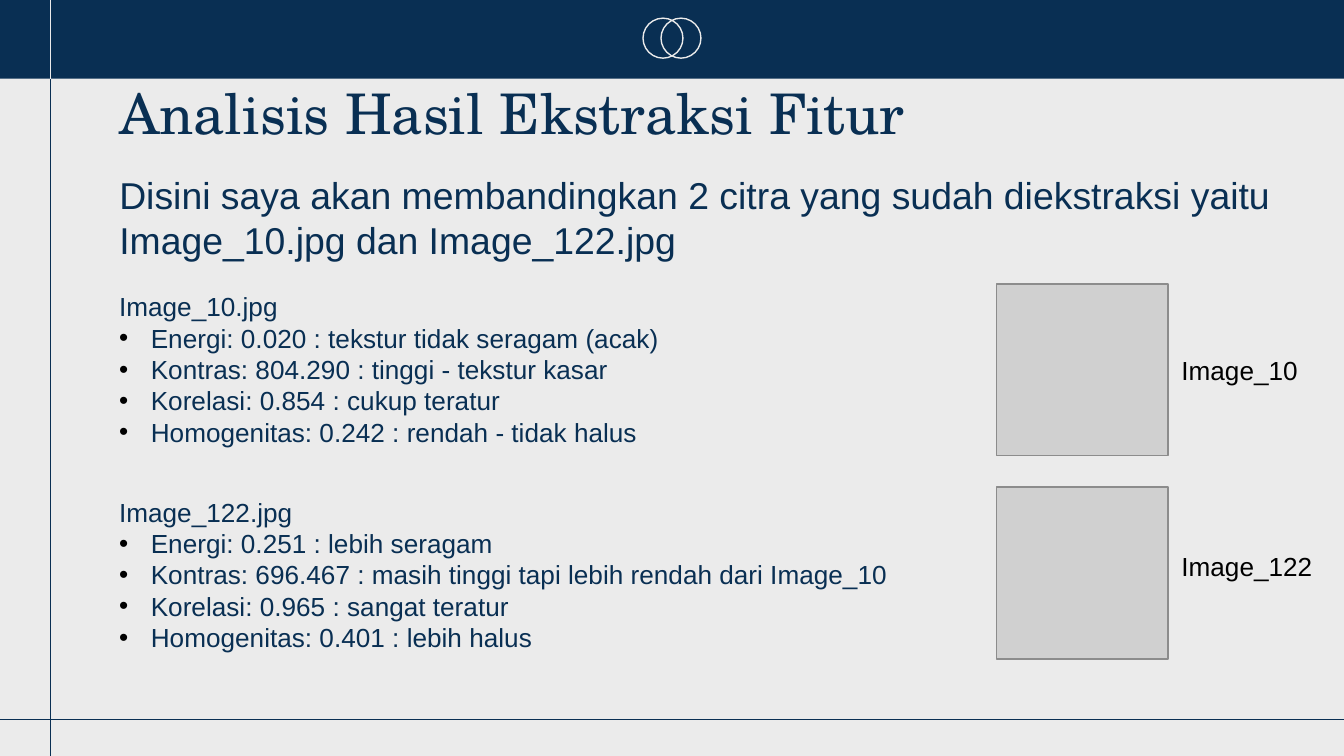
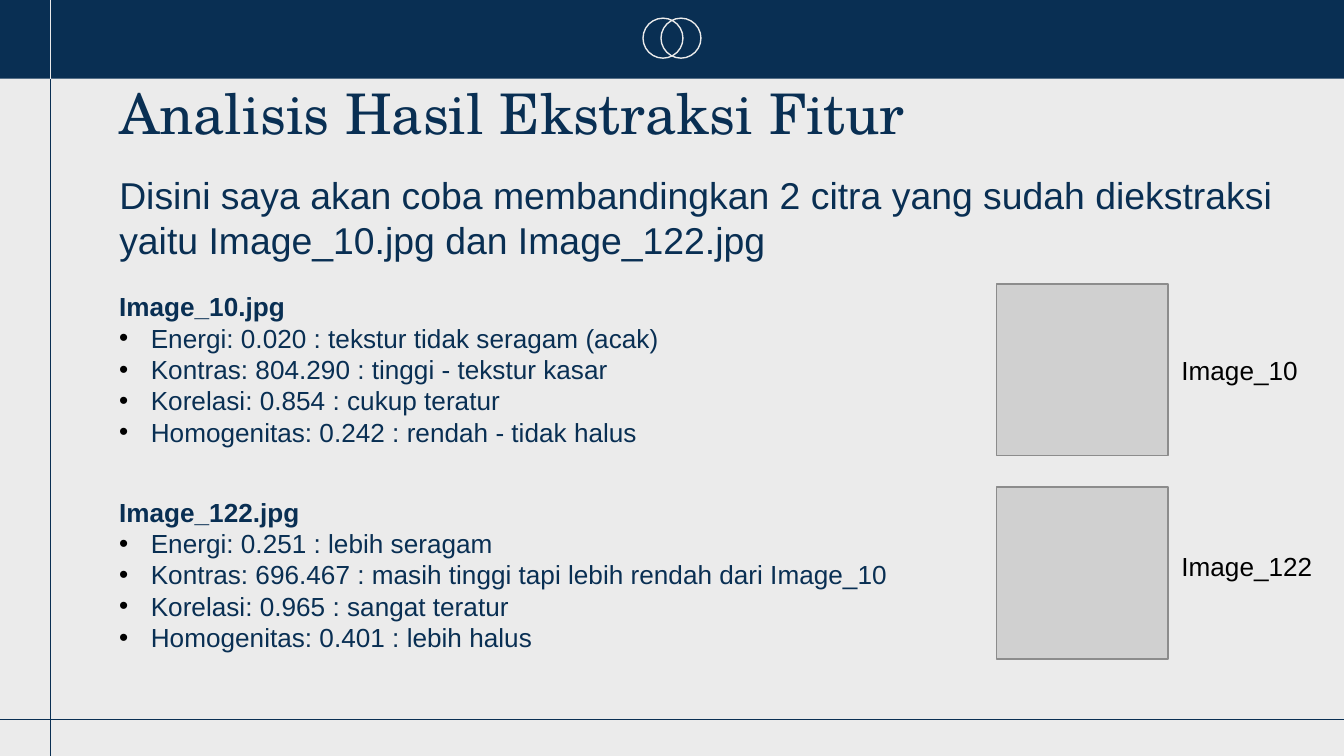
Before and after one commit to AryaPutra-182/2318034-EkstraksiFiturTekstur, a slide deck: slide 9 of PPT Ekstraksi Fitur Tekstur.pptx. Drawn at 1344x756 pixels with LibreOffice and Linux fonts; fonts in the diff are those of the drawing; grey boxes stand for pictures; background and template pictures are left out. Boxes give left, top, right and bottom in pixels: in the first picture for what was removed or moved away, otherwise in the second. Text is boxed around its words. In the diff, an @@ line names an element or a change of style, - is before the commit and + after.

```diff
--- a/PPT Ekstraksi Fitur Tekstur.pptx
+++ b/PPT Ekstraksi Fitur Tekstur.pptx
@@ subtitle at (119, 182, 1272, 261): text changed @@
-Disini saya akan membandingkan 2 citra yang sudah diekstraksi yaitu Image_10.jpg dan Image_122.jpg
+Disini saya akan coba membandingkan 2 citra yang sudah diekstraksi yaitu Image_10.jpg dan Image_122.jpg
@@ text at (119, 297, 285, 322): bold on in "Image_10.jpg" @@
@@ text at (119, 503, 299, 527): bold on in "Image_122.jpg" @@
```
Also in this commit, not shown: 6 other slides changed, 3 other files.
